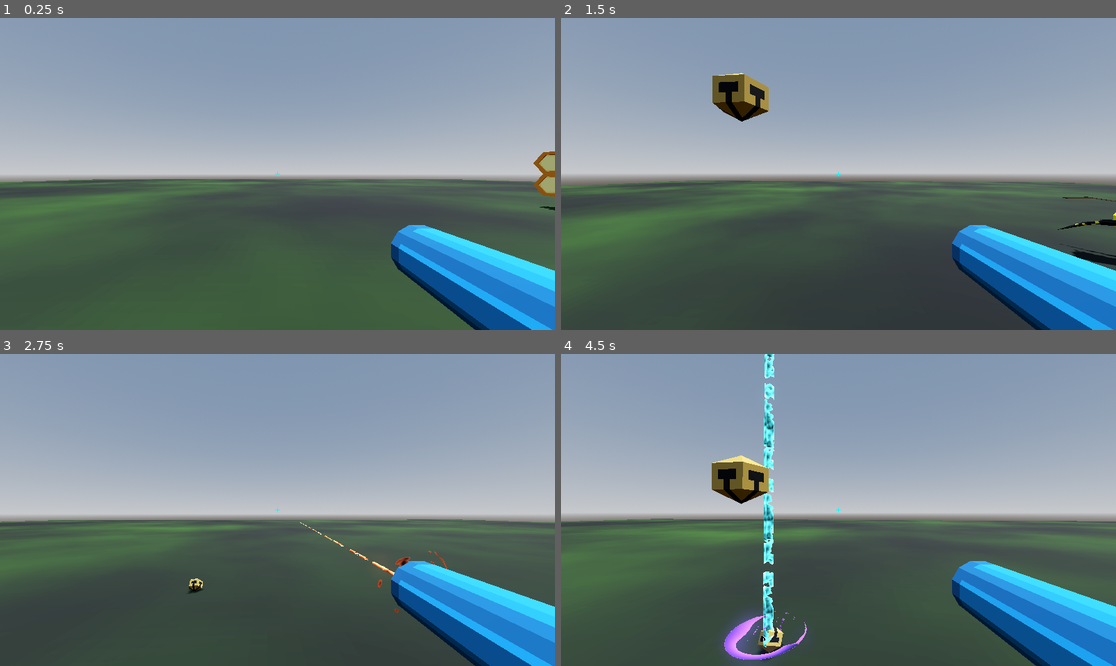
Above: before the commit, frames 1-4 (two rows, left to right).
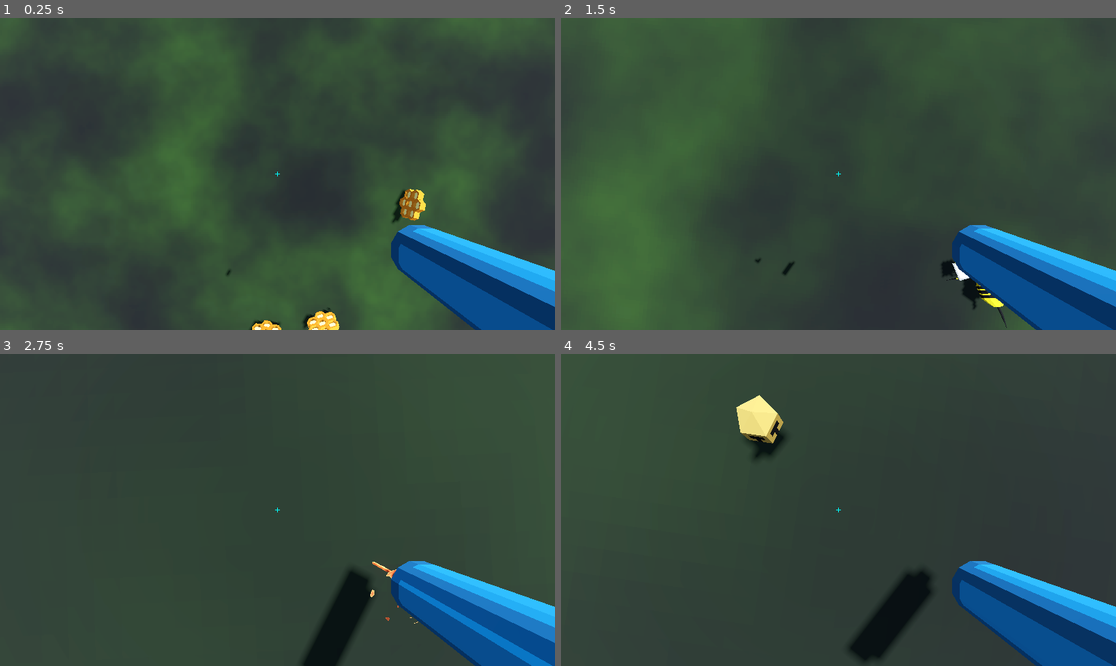
Above: after the commit, the same moments.

Repository: partkyle/bellhivers
Game: Godot game, scene res://scenes/main.tscn
The game is run twice, just before and just after one commit, with the same random seed, the same clock (stepped at 60 frames per second) and the same inputs.
Inputs (mouse positions are in pixels of both pictures, inside the frame that each line leads up to):
- Up to frame 1 (0.25 s): no input
- Up to frame 2 (1.5 s): tap Enter at 0.5 s; move the mouse to (866, 174) at 0.52 s; press the mouse at (866, 174) at 0.53 s; hold W (move_up) from 0.53 s (still down); tap Space (jump) at 0.77 s; move the mouse to (810, 174) at 1.27 s; release the mouse at (810, 174) at 1.28 s; tap 1 (grenade) at 1.35 s
- Up to frame 3 (2.75 s): keep holding W (move_up); tap Space (jump) at 1.52 s; move the mouse to (288, 503) at 2.02 s; press the mouse at (288, 503) at 2.03 s
- Up to frame 4 (4.5 s): keep holding W (move_up); move the mouse to (832, 516) at 2.77 s; release the mouse at (832, 516) at 2.78 s; tap 1 (grenade) at 2.85, 4.35 s; tap Space (jump) at 3.02, 3.77 s; move the mouse to (877, 513) at 3.52 s; press the mouse at (877, 513) at 3.53 s; move the mouse to (794, 506) at 4.27 s; release the mouse at (794, 506) at 4.28 s

The runs differ from the first frame. In frame 1, 70% of the frame differs, in the area x 0-100%, y 0-100%; in frame 2, 68%; in frame 3, 70%; in frame 4, 77%.

Commit message:
player starts at 20m

Diff:
--- a/bodies/player.tscn
+++ b/bodies/player.tscn
@@ -21,7 +21,7 @@
 mesh = SubResource("CapsuleMesh_ddein")
 
 [node name="CameraGunWrapper" type="Node3D" parent="."]
-transform = Transform3D(1, 0, 0, 0, 1, 0, 0, 0, 1, 0, 1.5, 0)
+transform = Transform3D(1, 0, 0, 0, -4.37114e-08, 1, 0, -1, -4.37114e-08, 0, 1.5, 0)
 
 [node name="Gun" parent="CameraGunWrapper" instance=ExtResource("2_c3pai")]
 transform = Transform3D(1, 0, 0, 0, 1, 0, 0, 0, 1, 0.683, -0.5, -0.5)
--- a/effects/muzzle_flash.tscn
+++ b/effects/muzzle_flash.tscn
@@ -99,5 +99,6 @@
 
 [node name="Bullet" type="MeshInstance3D" parent="."]
 transform = Transform3D(1, 0, 0, 0, -4.37114e-08, 1, 0, -1, -4.37114e-08, 0, 0, -500)
+visible = false
 material_override = SubResource("ShaderMaterial_tfg5c")
 mesh = SubResource("CylinderMesh_t806x")
--- a/scenes/main.tscn
+++ b/scenes/main.tscn
@@ -33,7 +33,7 @@
 shadow_enabled = true
 
 [node name="Player" parent="." instance=ExtResource("2_ay3iu")]
-transform = Transform3D(1, 0, 0, 0, 1, 0, 0, 0, 1, 0, 0, 11.3764)
+transform = Transform3D(1, 0, 0, 0, 1, 0, 0, 0, 1, 0, 20, 0)
 
 [node name="CanvasLayer" type="CanvasLayer" parent="."]
 
Not shown, changed: TODO.md
